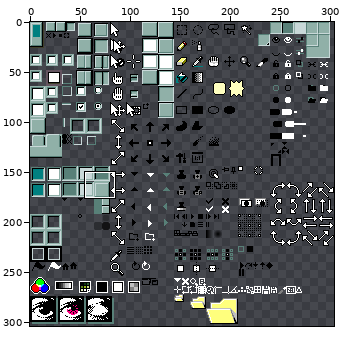
One commit to this sprite sheet: Aseprite 95/eggplant/sheet.png. Above: a wide view before the commit, with the close-up outlined.
Close-up. Earlier state:
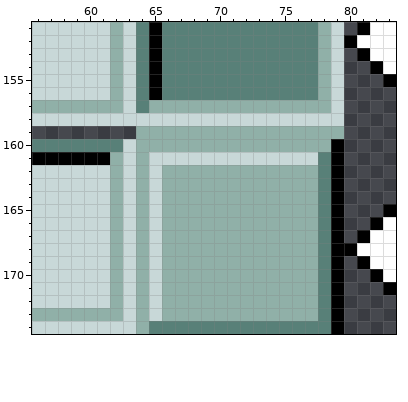
The file is 304x304 pixels. Pixels under 10% opacity are left out. Colours within 5 levels of each other are drawn and written as one. Shown: x 56..83, y 151..174.
Once edited:
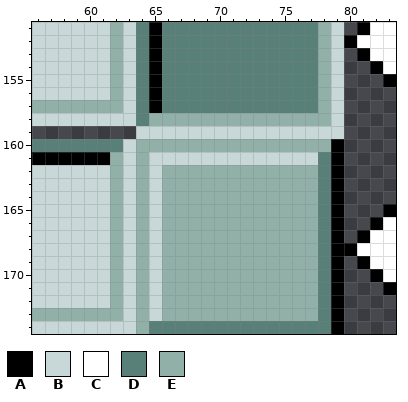
Palette (. is transparent): A #000000  B #c8d8d8  C #ffffff  D #588078  E #90b0a8
From old to new:
{"y":157,"x":65,"old":"EEEEEEEEEEEEE","new":"ADDDDDDDDDDDD"}
{"y":158,"x":64,"old":"BBBBBBBBBBBBBBB","new":"DEEEEEEEEEEEEEE"}
{"y":159,"x":64,"old":"EEEEEEEEEEEEEEEE","new":"BBBBBBBBBBBBBBBB"}
{"label":"changed","picture_box":[136,100,344,139]}
